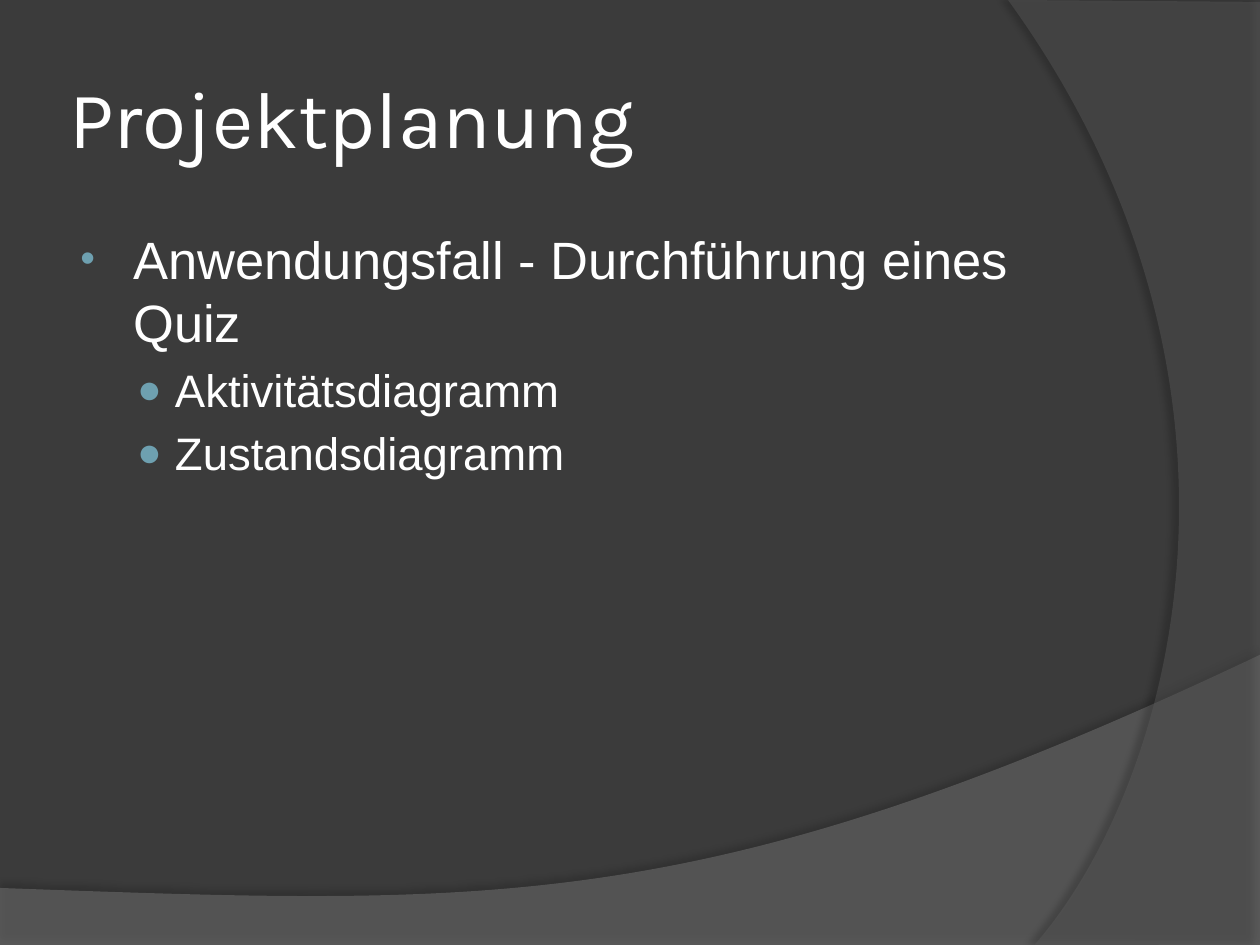
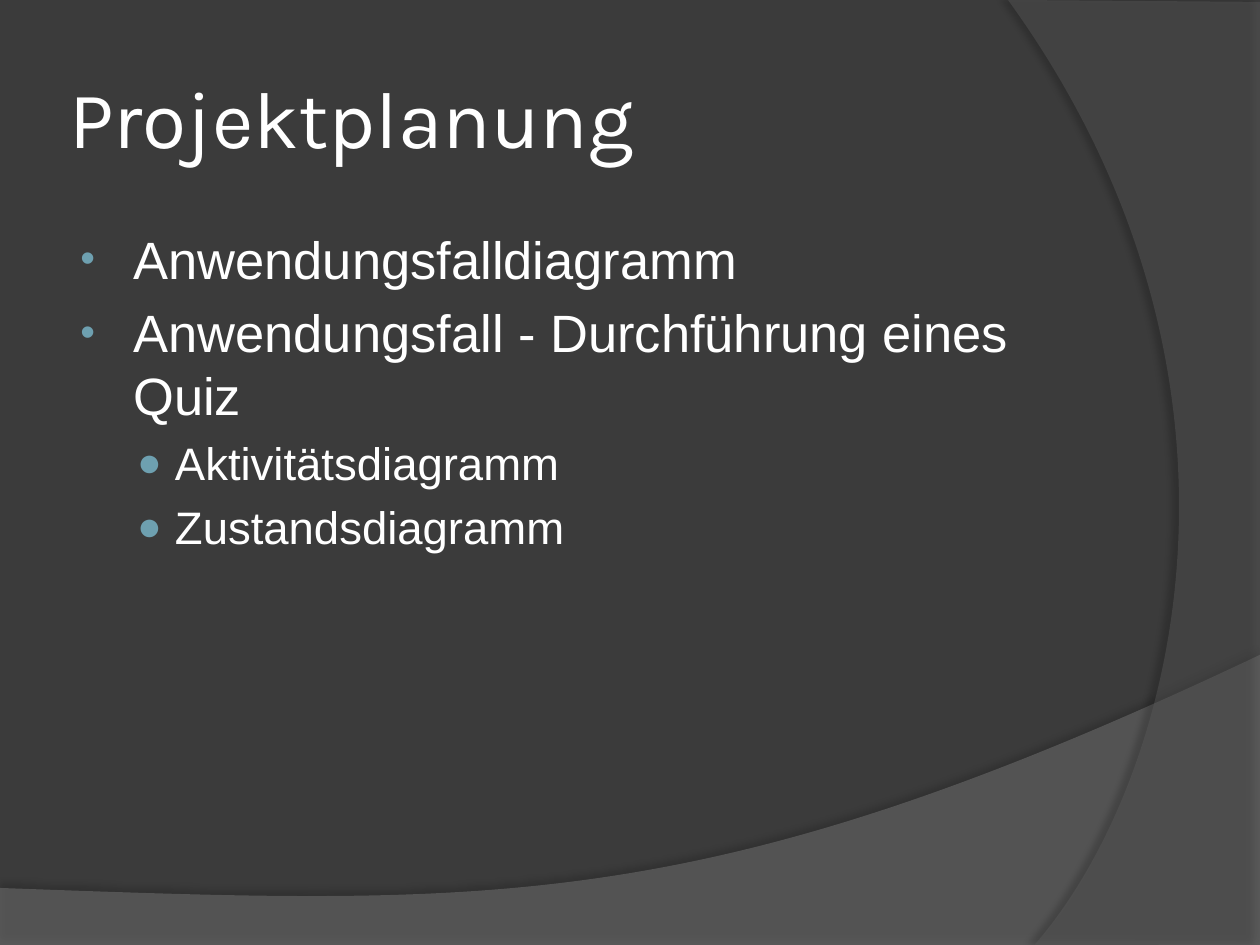
Before and after one commit to L0RDGRlM/klaraoppquiz, a slide deck: slide 4 of KlaraOpp-Quiz.pptx. Drawn at 1260x945 pixels with LibreOffice and Linux fonts; fonts in the diff are those of the drawing. Boxes give left, top, right and bottom in pixels: in the first picture for what was removed or moved away, otherwise in the second. Text is boxed around its words. In the diff, an @@ line names an element or a change of style, - is before the commit and + after.

```diff
--- a/KlaraOpp-Quiz.pptx
+++ b/KlaraOpp-Quiz.pptx
@@ text at box(133, 241, 737, 290): paragraph added @@
+  • Anwendungsfalldiagramm
```
Also in this commit, not shown: 9 slides added.
